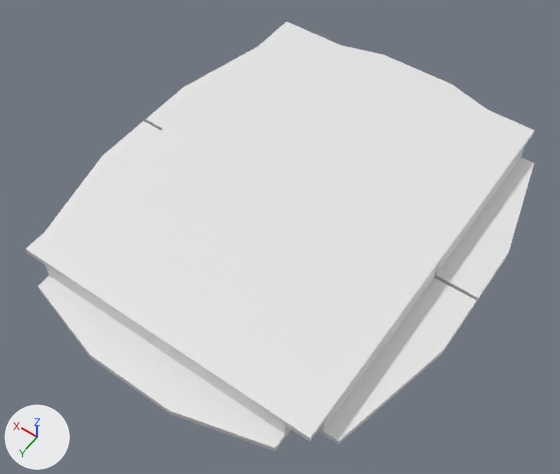
Before and after pictures for a commit that changed the Blender file Blender/Base.blend.
Camera for both pictures: a camera (50 mm lens) standing at (-0.17, 0.254, 0.342) and looking at (-0.004, 0.021, -0.024). The lights are fixed; the arrows at lower left show +X, +Y and +Z.

In view in the first picture: 'Base', 'Contact.N', 'Contact.NE', 'Contact.NW', 'Contact.S', 'Contact.SE', 'Contact.SW'.
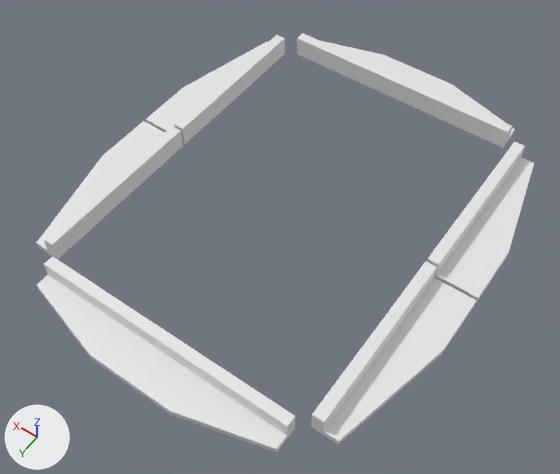
Location of each change, [x1, y1, x2, y2] in pixels of the pictures (560 x 474 px):
'Base', hidden
    before: [26, 22, 535, 441]
'Contact.N', rescaled
    before: [38, 265, 291, 451]
    after: [37, 256, 295, 452]
'Contact.S', unchanged, uncovered by the edit
    before: [344, 46, 486, 109]
    after: [297, 33, 515, 148]
'Contact.NE', unchanged, uncovered by the edit
    before: [46, 121, 161, 230]
    after: [36, 121, 183, 259]
'Contact.SE', unchanged, uncovered by the edit
    before: [146, 46, 258, 130]
    after: [146, 35, 285, 144]

Edits to the bpy script that builds the scene:
```text
Change ob_base:
    add ob_base.hide_set(True)
Change ob_contact_n:
    ob_contact_n.scale: (0.081, 0.00765, 0.007) -> (0.082, 0.00765, 0.007)
```
